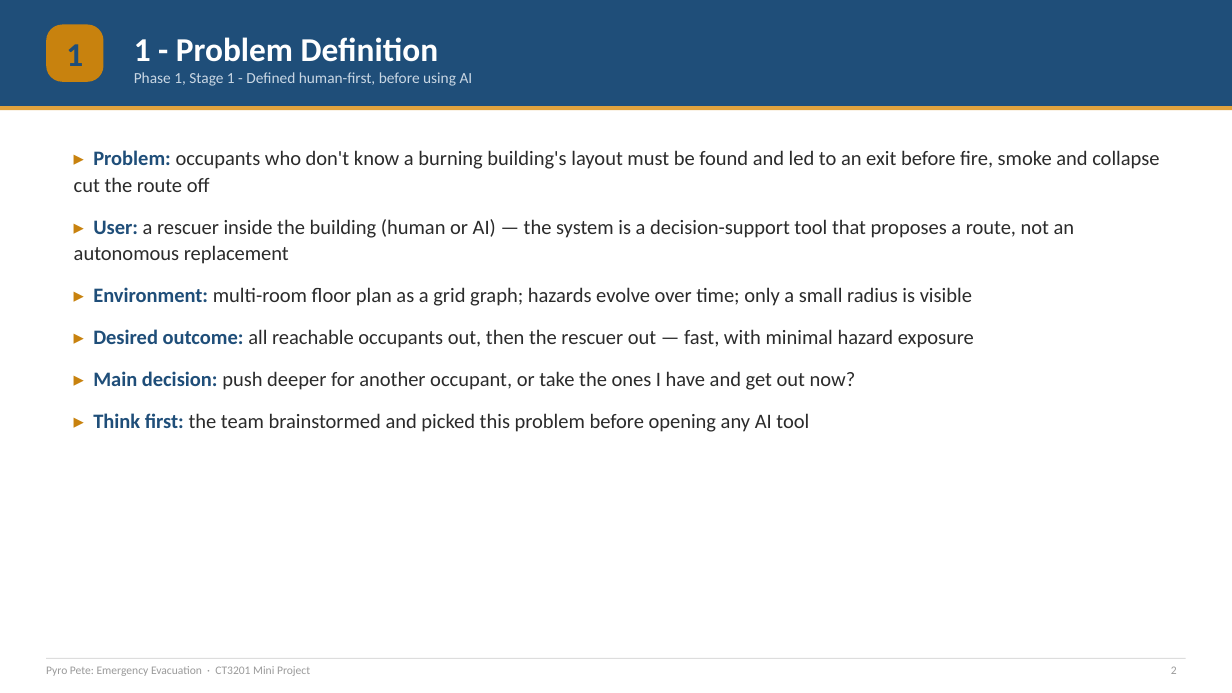
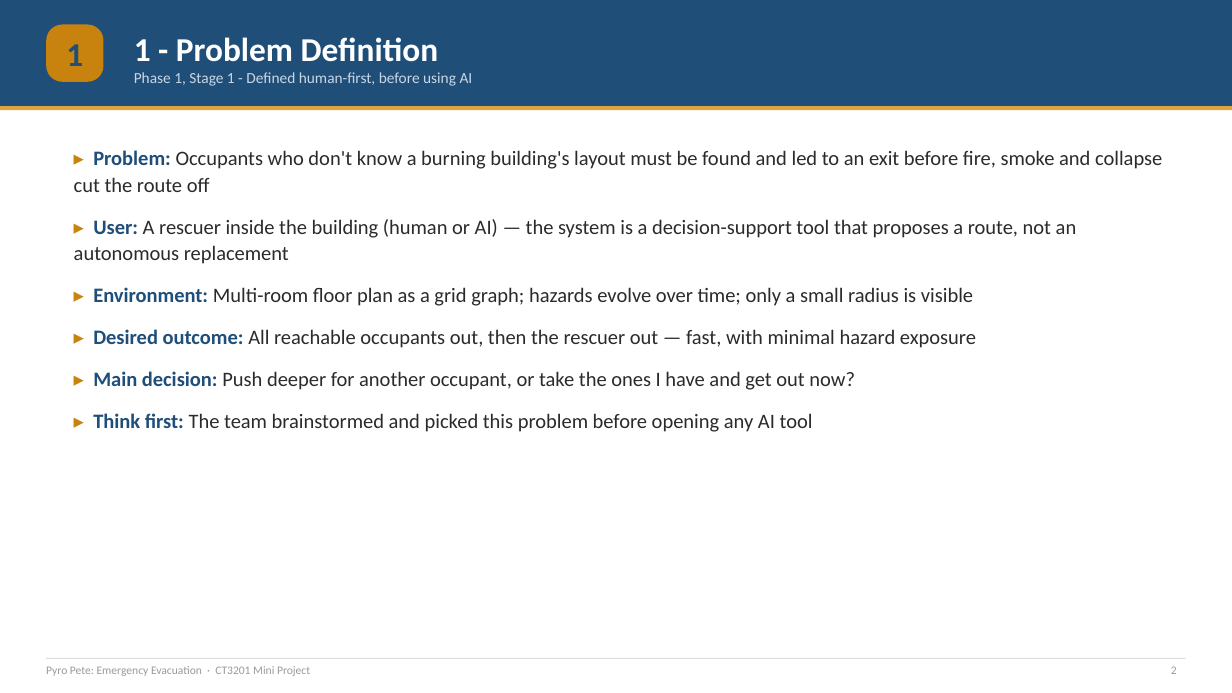
Before and after one commit to Jeb-Lee/CT3201_AI, a slide deck: slide 2 of docs/report/CT3201_Slides.pptx. Drawn at 1232x693 pixels with LibreOffice and Linux fonts; fonts in the diff are those of the drawing. Boxes give left, top, right and bottom in pixels: in the first picture for what was removed or moved away, otherwise in the second. Text is boxed around its words. In the diff, an @@ line names an element or a change of style, - is before the commit and + after.

```diff
--- a/docs/report/CT3201_Slides.pptx
+++ b/docs/report/CT3201_Slides.pptx
@@ text at bbox=[74, 150, 1162, 432]: text changed @@
-▸ Problem: occupants who don't know a burning building's layout must be found and led to an exit before fire, smoke and collapse cut the route off
-▸ User: a rescuer inside the building (human or AI) — the system is a decision-support tool that proposes a route, not an autonomous replacement
-▸ Environment: multi-room floor plan as a grid graph; hazards evolve over time; only a small radius is visible
-▸ Desired outcome: all reachable occupants out, then the rescuer out — fast, with minimal hazard exposure
-▸ Main decision: push deeper for another occupant, or take the ones I have and get out now?
-▸ Think first: the team brainstormed and picked this problem before opening any AI tool
+▸ Problem: Occupants who don't know a burning building's layout must be found and led to an exit before fire, smoke and collapse cut the route off
+▸ User: A rescuer inside the building (human or AI) — the system is a decision-support tool that proposes a route, not an autonomous replacement
+▸ Environment: Multi-room floor plan as a grid graph; hazards evolve over time; only a small radius is visible
+▸ Desired outcome: All reachable occupants out, then the rescuer out — fast, with minimal hazard exposure
+▸ Main decision: Push deeper for another occupant, or take the ones I have and get out now?
+▸ Think first: The team brainstormed and picked this problem before opening any AI tool
```
Also in this commit, not shown: 7 other slides changed.
